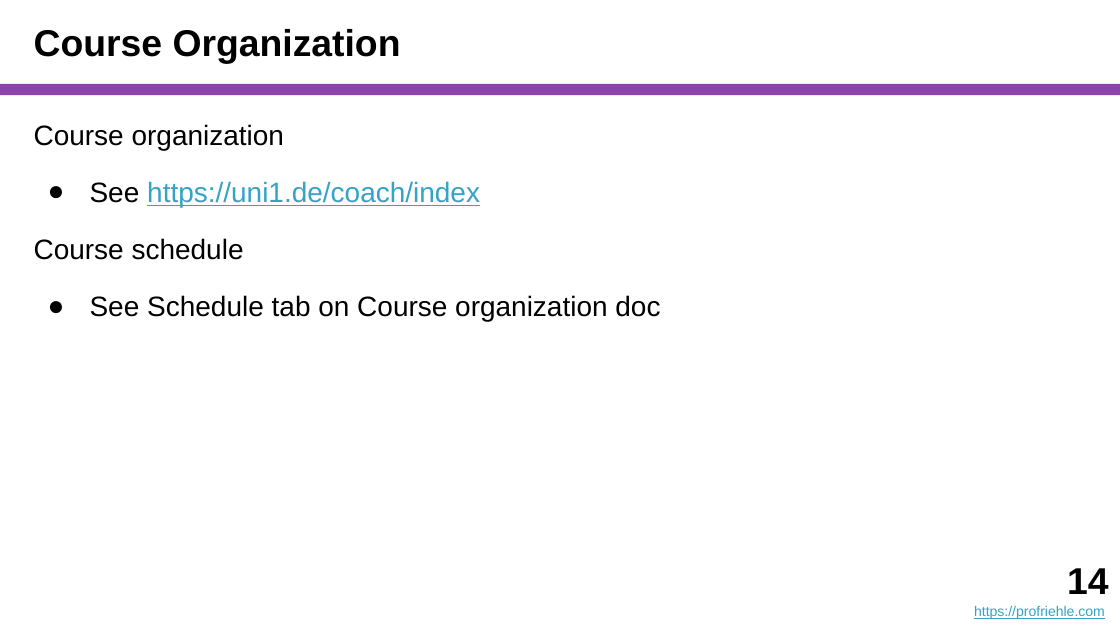
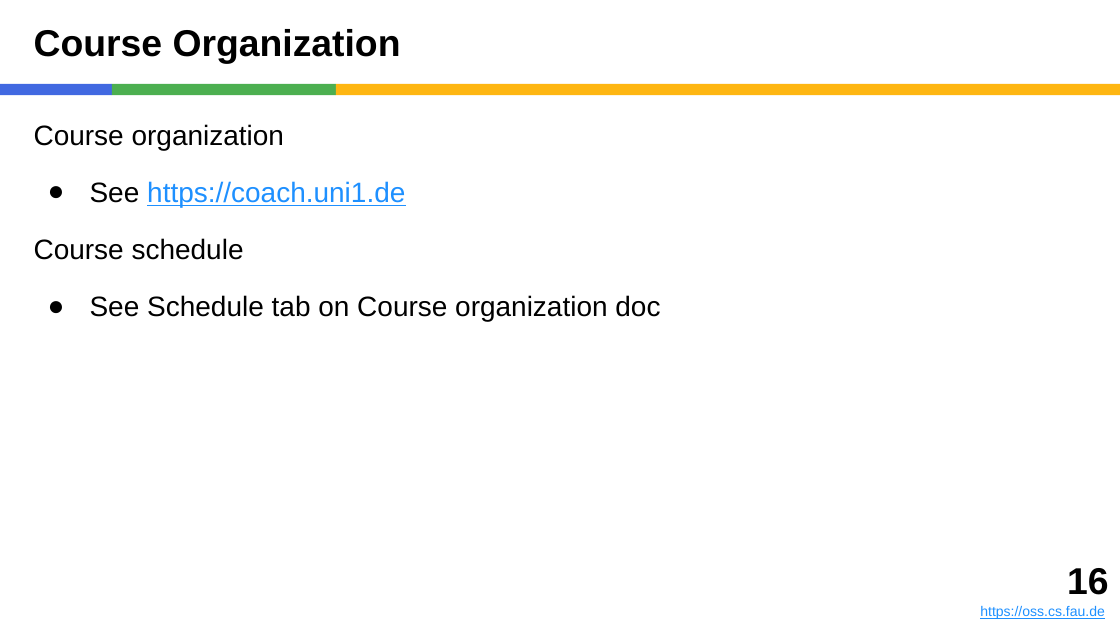
Before and after one commit to dirkriehle/coach-course, a slide deck: slide 16 of Lecture Slides/COACH A01 - Introduction.pptx (slide 14 before the commit). Drawn at 1120x630 pixels with LibreOffice and Linux fonts; fonts in the diff are those of the drawing. Boxes give left, top, right and bottom in pixels: in the first picture for what was removed or moved away, otherwise in the second. Text is boxed around its words. In the diff, an @@ line names an element or a change of style, - is before the commit and + after.

```diff
--- a/Lecture Slides/COACH A01 - Introduction.pptx
+++ b/Lecture Slides/COACH A01 - Introduction.pptx
@@ rectangle added at box(0, 84, 112, 95), fill #4169E1 @@
@@ rectangle added at box(112, 84, 336, 95), fill #4CAF50 @@
@@ rectangle: place and size @@
-rectangle at box(0, 84, 1120, 95)
+rectangle at box(336, 84, 1120, 95)
@@ rectangle at box(336, 84, 1120, 95): fill #8E44AD to #FEB612 @@
@@ text at box(90, 181, 405, 207): text changed; text colour #34A3C5 to #1E90FF @@
-● See https://uni1.de/coach/index
+● See https://coach.uni1.de
@@ text at box(980, 568, 1108, 619): text changed; text colour #34A3C5 to #1E90FF @@
-14
-https://profriehle.com
+16
+https://oss.cs.fau.de
```
Also in this commit, not shown: 18 other slides changed, 2 slides added, 5 other files.
